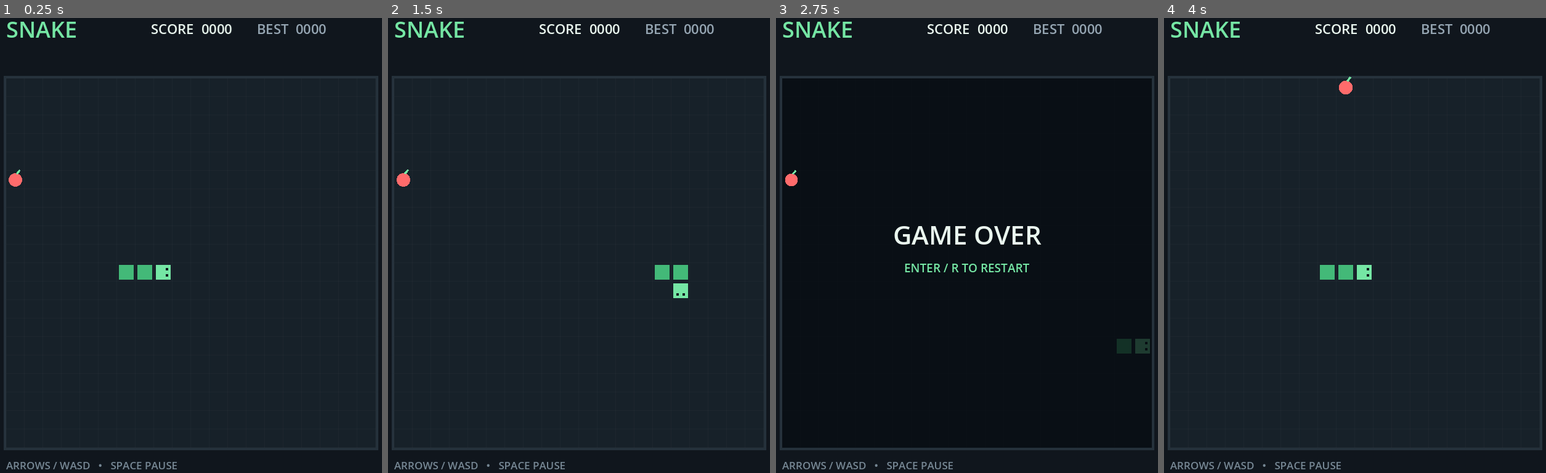
Above: before the commit, frames 1-4 (left to right).
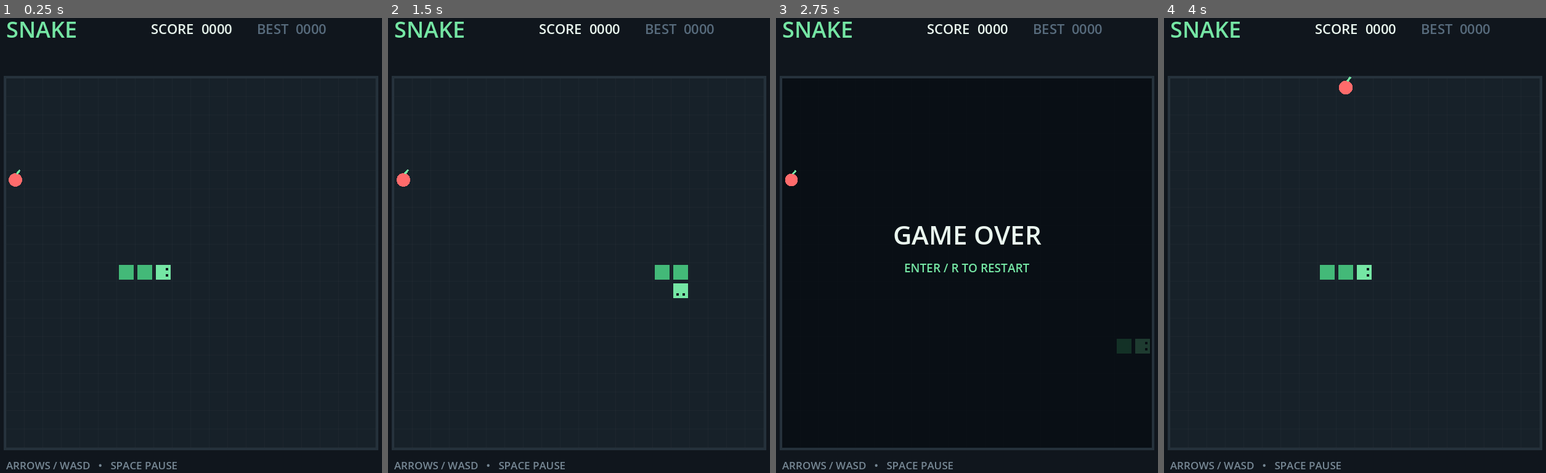
Above: after the commit, the same moments.

Repository: 1iuke/snake
Game: Godot game, scene res://game/main.tscn
Same seed, same stepped clock (60 frames per second), same inputs: the game is played once before the commit and once after it.
Inputs:
- Up to frame 1 (0.25 s): no input
- Up to frame 2 (1.5 s): tap Enter (restart_game) at 0.5 s; hold D (move_right) 0.53-1.28 s; tap M at 0.6 s; hold S (move_down) from 1.28 s (still down); tap E at 1.35 s
- Up to frame 3 (2.75 s): release S (move_down) at 2.03 s; hold D (move_right) from 2.03 s (still down); tap M at 2.1 s
- Up to frame 4 (4 s): release D (move_right) at 2.78 s; hold W (move_up) 2.78-3.53 s; tap E at 2.85 s; tap Enter (restart_game) at 3.5 s; hold A (move_left) from 3.53 s (still down); tap M at 3.6 s

The runs differ from the first frame. In frame 1, 0.2% of the frame differs, in the area x 67-86%, y 1-4%; in frame 2, 0.2%; in frame 3, 0.2%; in frame 4, 0.2%.

Commit message:
L23: BindableProperty

Diff:
--- a/game/main.gd
+++ b/game/main.gd
@@ -1,5 +1,5 @@
 extends Node2D
-signal score_changed(new_score: int, new_high_score: int)
+signal score_changed(new_score: int)
 @onready var eat_sound: AudioStreamPlayer2D = $EatSound
 
 const COLS := 20
@@ -70,7 +70,7 @@
 	direction = Vector2i.RIGHT
 	queued_direction = direction
 	score = 0
-	score_changed.emit(score, progress_model.high_score)
+	score_changed.emit(score)
 	set_game_state(GameState.PLAYING)
 	move_timer.start(rules.start_speed)
 	spawn_food()
@@ -122,7 +122,7 @@
 		eat_sound.play()
 		score += rules.score_per_food
 		progress_model.update_high_score(score)
-		score_changed.emit(score, progress_model.high_score)
+		score_changed.emit(score)
 		move_timer.wait_time = maxf(
 			rules.min_speed,
 			rules.start_speed - score * rules.speed_up_per_point)
--- a/scripts/models/progress_model.gd
+++ b/scripts/models/progress_model.gd
@@ -3,7 +3,7 @@
 const NAME:String = "ProgressModel"
 
 
-var high_score := 0
+var high_score := BindableProperty.new(0)
 var games_played := 0
 var progress_saved := EasyEvent.new()
 
@@ -14,4 +14,4 @@
 	pass
 
 func update_high_score(candidate: int) -> void:
-	high_score = maxi(high_score, candidate)
+	high_score.value = maxi(int(high_score.value), candidate)
--- a/scripts/queries/progress_summary_query.gd
+++ b/scripts/queries/progress_summary_query.gd
@@ -5,6 +5,6 @@
 	assert(model != null, "ProgressModel is not registered")
 
 	return {
-		"high_score": model.high_score,
+		"high_score": int(model.high_score.value),
 		"games_played": model.games_played,
 	}
--- a/scripts/systems/progress_system.gd
+++ b/scripts/systems/progress_system.gd
@@ -18,9 +18,8 @@
 	assert(_model != null, "ProgressModel is not registered")
 	assert(_storage != null, "StorageUtility is not registered")
 
-	_model.high_score = maxi(
-		0,
-		_storage.load_int(SCORE_SECTION, HIGH_SCORE_KEY)
+	_model.high_score.set_value_without_event(
+		maxi(0, _storage.load_int(SCORE_SECTION, HIGH_SCORE_KEY))
 	)
 	_model.games_played = maxi(
 		0,
@@ -30,7 +29,7 @@
 func complete_game(final_score: int) -> void:
 	_model.update_high_score(final_score)
 	_model.games_played += 1
-	_storage.set_int(SCORE_SECTION, HIGH_SCORE_KEY, _model.high_score)
+	_storage.set_int(SCORE_SECTION, HIGH_SCORE_KEY,     int(_model.high_score.value))
 	_storage.set_int(STATS_SECTION, GAMES_PLAYED_KEY, _model.games_played)
 
 	var error := _storage.flush()
--- a/ui/hud.gd
+++ b/ui/hud.gd
@@ -8,27 +8,37 @@
 
 var displayed_high_score := -1
 var best_tween: Tween
+var progress_model: ProgressModel
 
+func _ready() -> void:
+	progress_model = SnakeApp.get_model(ProgressModel.NAME) as ProgressModel
+	assert(progress_model != null, "ProgressModel is not registered")
+
+	progress_model.high_score.register_with_init_value(
+		_on_high_score_changed
+	).un_register_when_node_exiting_tree(self)
 
 func _on_snake_game_score_changed(
 	new_score: int,
-	new_high_score: int
 ) -> void:
 	score_label.text = "SCORE  %04d" % new_score
-	best_label.text = "BEST  %04d" % new_high_score
+	animate_score()
+
+func _on_high_score_changed(new_high_score) -> void:
+	var value := int(new_high_score)
+	best_label.text = "BEST  %04d" % value
 
 	var is_initial_update := displayed_high_score < 0
 	var is_new_record := (
 		not is_initial_update
-		and new_high_score > displayed_high_score
+		and value > displayed_high_score
 	)
-	displayed_high_score = new_high_score
-
-	animate_score()
+	displayed_high_score = value
 
 	if is_new_record:
 		animate_new_record()
-
+	else:
+		best_label.modulate = BEST_NORMAL_COLOR
 func animate_score() -> void:
 	if score_tween:
 		score_tween.kill()
@@ -83,3 +93,5 @@
 				BEST_NORMAL_COLOR
 			)
 	)
+func _exit_tree() -> void:
+	progress_model = null
Not shown, added: learning-records/0013-bindable-property-initialization.md
Not shown, added: lessons/0023-qframework-bindable-property.html
